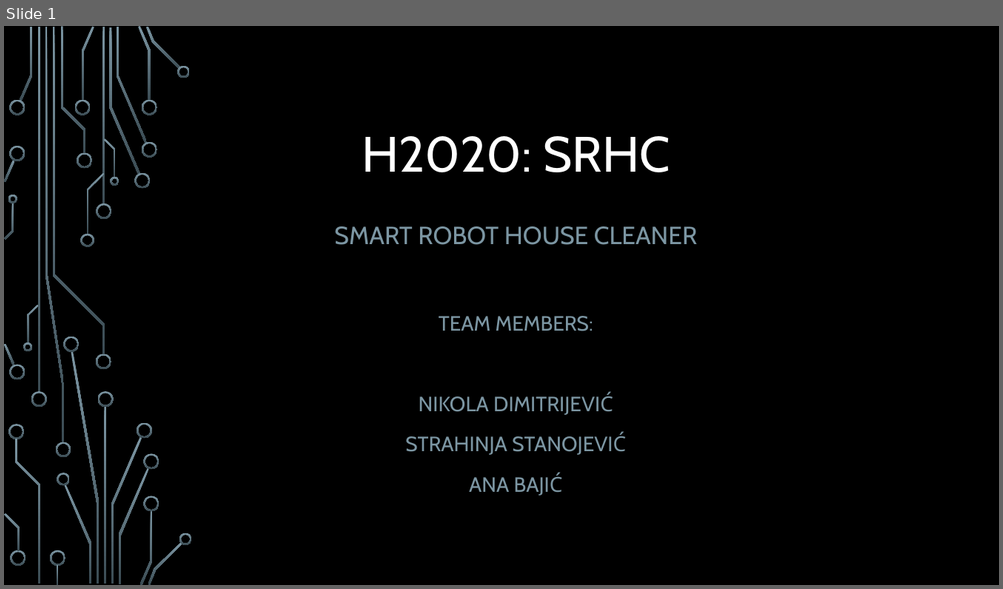
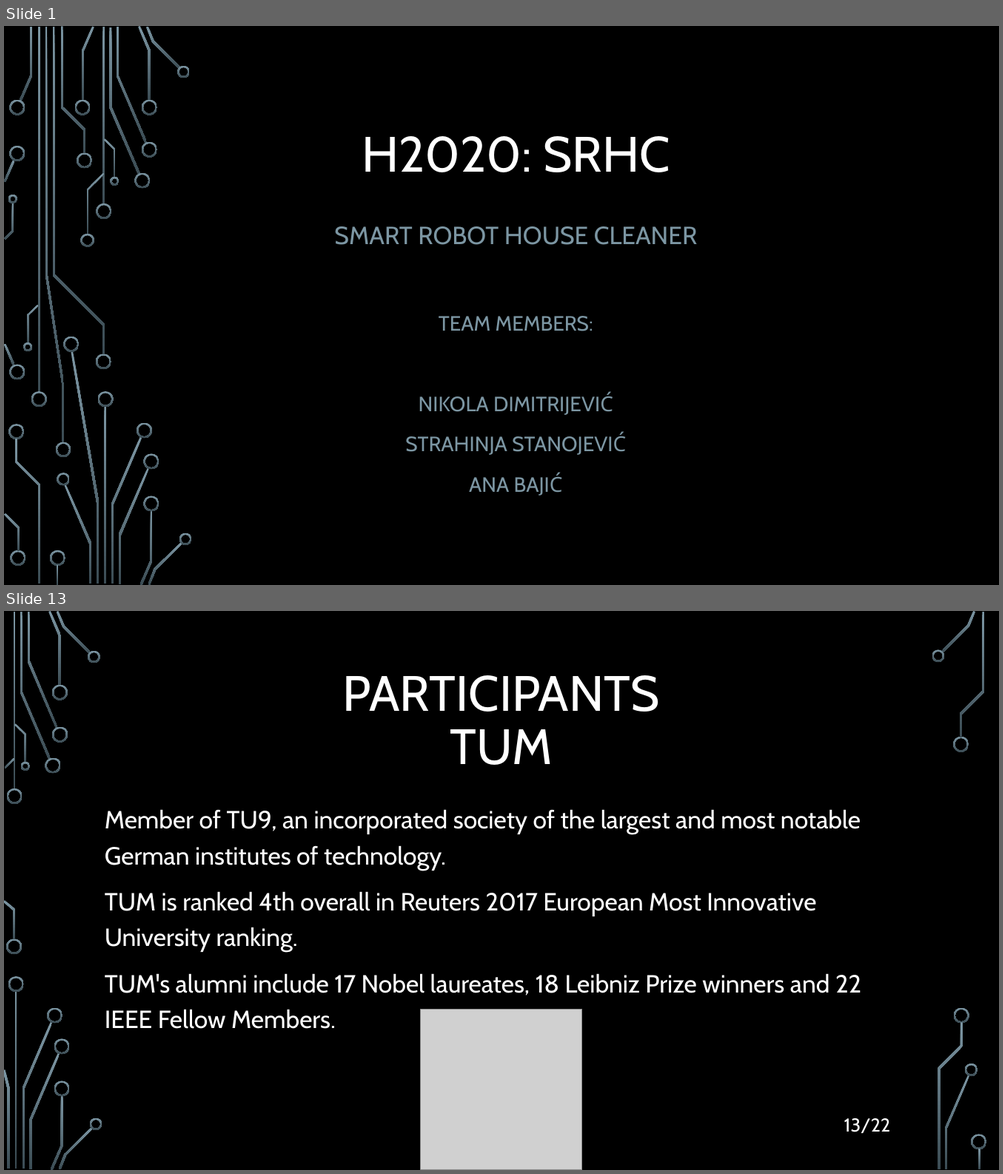
Before and after one commit to filozof50/UP, a slide deck: hw2/H2020.pptx. Shown one above the other, each under a label of ours: slide 1 before the commit, slides 1 and 13 after it; the slides between them are not shown. The pictures are 1003x589 and 1003x1174 pixels, drawn with LibreOffice and Linux fonts; fonts in the diff are those of the drawing; grey boxes stand for pictures; background and template pictures are left out. Boxes give left, top, right and bottom in pixels: in the first picture for what was removed or moved away, otherwise in the second. Text is boxed around its words. In the diff, an @@ line names an element or a change of style, - is before the commit and + after.

```diff
--- a/hw2/H2020.pptx
+++ b/hw2/H2020.pptx
@@ slide 13 added at box(4, 611, 999, 1170), background picture (left out) @@
@@ title added at box(343, 675, 660, 765), 48 pt, text #FFFFFF @@
+PARTICIPANTS
+TUM
@@ text added at box(105, 809, 861, 1029), 24 pt, text #FFFFFF @@
+Member of TU9, an incorporated society of the largest and most notable German institutes of technology.
+TUM is ranked 4th overall in Reuters 2017 European Most Innovative University ranking.
+TUM's alumni include 17 Nobel laureates, 18 Leibniz Prize winners and 22 IEEE Fellow Members.
@@ picture added at box(421, 1009, 582, 1170) @@
@@ text added at box(844, 1119, 890, 1133), 18 pt, text #FFFFFF @@
+13/22
@@ group added at box(4, 611, 987, 1170): 33 freeform shapes, 3 rectangles @@
```
Also in this commit, not shown: 5 slides changed, 15 other slides added, 17 other files.
